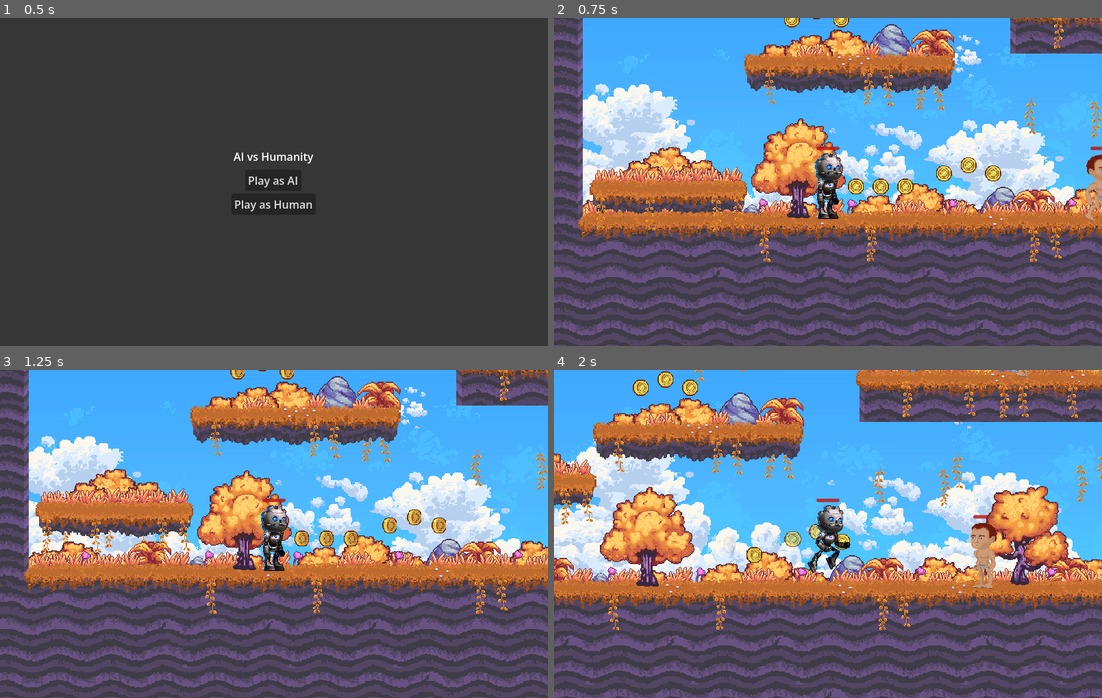
Above: before the commit, frames 1-4 (two rows, left to right).
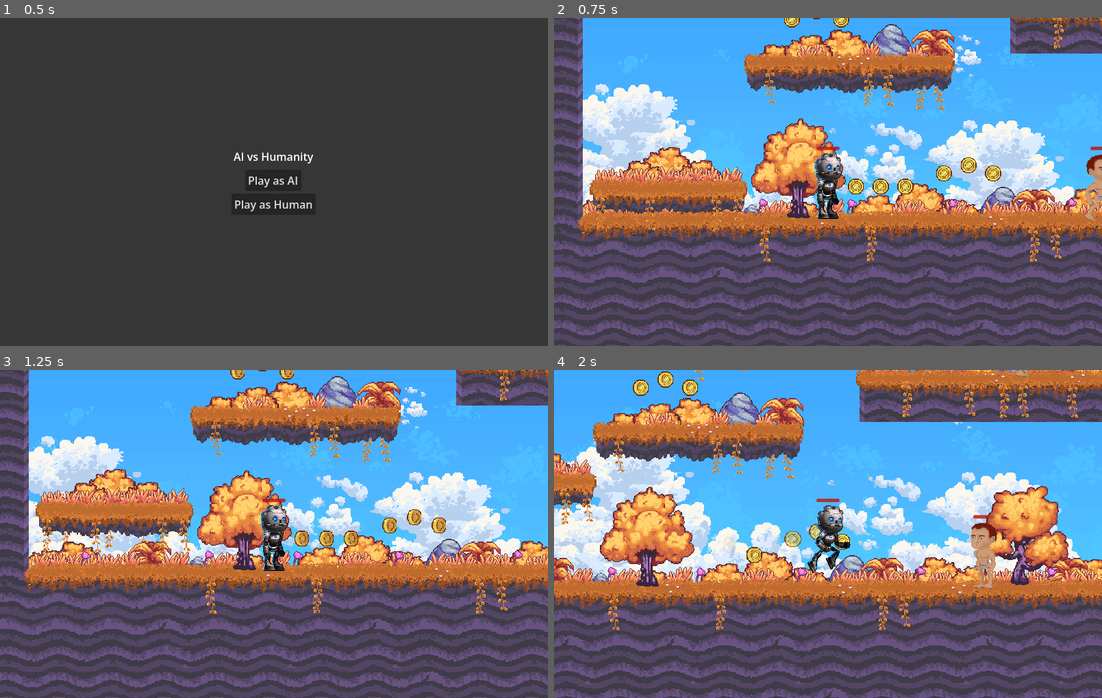
Above: after the commit, the same moments.

Repository: dowoxyw/ai_vs_humanity
Game: Godot game, scene res://gui/start_menu.tscn
Same seed, same stepped clock (60 frames per second), same inputs: the game is played once before the commit and once after it.
Inputs (mouse positions are in pixels of both pictures, inside the frame that each line leads up to):
- Up to frame 1 (0.5 s): no input
- Up to frame 2 (0.75 s): click "Play as AI" at 0.5 s
- Up to frame 3 (1.25 s): no input
- Up to frame 4 (2 s): move the mouse to (948, 517) at 1.27 s; hold Right (move_right) from 1.28 s (still down); tap Space (shoot) at 1.35 s; click (948, 517) at 1.42 s; tap Up (jump) at 1.52 s

Frame 1 is identical in both runs. In frame 2, 0.1% of the frame differs, in the area x 85-100%, y 24-37%; in frame 3, 0.1%; in frame 4, 0.3%, in the area x 58-100%, y 25-42%.

Commit message:
Added final area on level

Diff:
--- a/enemy/enemy.gd
+++ b/enemy/enemy.gd
@@ -130,6 +130,8 @@
 	_player_ref = null
 	velocity    = Vector2.ZERO
 
+	remove_from_group("enemies")
+
 	set_collision_layer_value(2, false)
 
 func _on_hunting_area_body_entered(body: Node2D) -> void:
--- a/enemy/enemy.tscn
+++ b/enemy/enemy.tscn
@@ -11,7 +11,7 @@
 [sub_resource type="RectangleShape2D" id="RectangleShape2D_h8qry"]
 size = Vector2(280, 81)
 
-[node name="Enemy" type="CharacterBody2D" unique_id=596459649]
+[node name="Enemy" type="CharacterBody2D" unique_id=596459649 groups=["enemies"]]
 collision_layer = 2
 collision_mask = 24
 script = ExtResource("1_kwlxx")
--- /dev/null
+++ b/final_person/final_person.gd
@@ -0,0 +1,31 @@
+class_name FinalPerson
+
+extends CharacterBody2D
+
+signal game_over
+
+@onready var speech_timer := $SpeechAnimation as Timer
+
+func hide_speeches() -> void:
+	$ContinueText.visible = false
+	$FinalText   .visible = false
+
+func _ready() -> void:
+	hide_speeches()
+
+func check_enemies_alive() -> bool:
+	var enemies = get_tree().get_nodes_in_group("enemies")
+	return enemies.size() > 0
+
+func _on_interact_area_body_entered(body: Node2D) -> void:
+	if body.is_in_group("Player"):
+		if check_enemies_alive():
+			$ContinueText.visible = true
+		else:
+			game_over.emit()
+			$FinalText.visible = true
+
+		speech_timer.start()
+
+func _on_speech_animation_timeout() -> void:
+	hide_speeches()
--- /dev/null
+++ b/final_person/final_person.tscn
@@ -0,0 +1,54 @@
+[gd_scene format=3 uid="uid://c5igyr1ohjiua"]
+
+[ext_resource type="Script" uid="uid://bw8l0ayxhwnm7" path="res://final_person/final_person.gd" id="1_b8l8h"]
+[ext_resource type="PackedScene" uid="uid://c5vee07nnx5yy" path="res://player/player_animation.tscn" id="2_o3ypd"]
+
+[sub_resource type="RectangleShape2D" id="RectangleShape2D_hwtgr"]
+size = Vector2(102, 81)
+
+[sub_resource type="RectangleShape2D" id="RectangleShape2D_b8l8h"]
+size = Vector2(21.22379, 73)
+
+[node name="FinalPerson" type="CharacterBody2D" unique_id=556136065 groups=["Player"]]
+collision_layer = 0
+collision_mask = 24
+floor_constant_speed = true
+platform_on_leave = 2
+script = ExtResource("1_b8l8h")
+
+[node name="Animation" parent="." unique_id=242122462 instance=ExtResource("2_o3ypd")]
+
+[node name="SpeechAnimation" type="Timer" parent="." unique_id=322517605]
+wait_time = 3.0
+one_shot = true
+
+[node name="InteractArea" type="Area2D" parent="." unique_id=1400700585]
+
+[node name="CollisionShape2D" type="CollisionShape2D" parent="InteractArea" unique_id=595284520]
+position = Vector2(0, -26.5)
+shape = SubResource("RectangleShape2D_hwtgr")
+
+[node name="ContinueText" type="Label" parent="." unique_id=2077190675]
+z_index = 4
+offset_left = -152.0
+offset_top = -100.0
+offset_right = 152.0
+offset_bottom = -77.0
+text = "We need to defuse all enemies before..."
+horizontal_alignment = 1
+
+[node name="FinalText" type="Label" parent="." unique_id=255010546]
+z_index = 4
+offset_left = -152.0
+offset_top = -100.0
+offset_right = 152.0
+offset_bottom = -77.0
+text = "Finally the game is over now..."
+horizontal_alignment = 1
+
+[node name="CollisionShape2D" type="CollisionShape2D" parent="." unique_id=306275041]
+position = Vector2(0, -23)
+shape = SubResource("RectangleShape2D_b8l8h")
+
+[connection signal="timeout" from="SpeechAnimation" to="." method="_on_speech_animation_timeout"]
+[connection signal="body_entered" from="InteractArea" to="." method="_on_interact_area_body_entered"]
--- a/game/game.gd
+++ b/game/game.gd
@@ -10,6 +10,11 @@
 	var player_node = get_node("Level/SkeletalPlayer")
 	if player_node is Player:
 		var animation = player_node.get_node(^"Animation")
+		animation.set_skin(player_skin)
+
+	var final_node = get_node("Level/FinalPerson")
+	if final_node is FinalPerson:
+		var animation = final_node.get_node(^"Animation")
 		animation.set_skin(player_skin)
 
 	var enemies_node = get_node("Level/Enemies")
--- a/game/game_ai.tscn
+++ b/game/game_ai.tscn
@@ -6,6 +6,7 @@
 [ext_resource type="Texture2D" uid="uid://b2q7tp5byyfb2" path="res://assets/gHuman.png" id="3_7ocom"]
 [ext_resource type="PackedScene" uid="uid://cmgvxyhs6y1mj" path="res://player/player.tscn" id="4_2olji"]
 [ext_resource type="PackedScene" uid="uid://mqs27wy1rtxk" path="res://gui/pause_menu.tscn" id="6_sjmbr"]
+[ext_resource type="PackedScene" uid="uid://c5igyr1ohjiua" path="res://final_person/final_person.tscn" id="6_t45d3"]
 
 [node name="Game" type="Node" unique_id=924924404]
 process_mode = 3
@@ -19,6 +20,9 @@
 z_index = 3
 position = Vector2(166, 636)
 
+[node name="FinalPerson" parent="Level" unique_id=46267080 instance=ExtResource("6_t45d3")]
+position = Vector2(-568, -3)
+
 [node name="InterfaceLayer" type="CanvasLayer" parent="." unique_id=837823649]
 layer = 100
 
@@ -26,3 +30,4 @@
 
 [connection signal="coin_collected" from="Level/SkeletalPlayer" to="InterfaceLayer/PauseMenu" method="_on_coin_collected"]
 [connection signal="player_died" from="Level/SkeletalPlayer" to="InterfaceLayer/PauseMenu" method="_on_player_died"]
+[connection signal="game_over" from="Level/FinalPerson" to="InterfaceLayer/PauseMenu" method="_on_player_died"]
--- a/game/game_human.tscn
+++ b/game/game_human.tscn
@@ -5,6 +5,7 @@
 [ext_resource type="Texture2D" uid="uid://b2q7tp5byyfb2" path="res://assets/gHuman.png" id="3_gftou"]
 [ext_resource type="PackedScene" uid="uid://cygtqanamu68e" path="res://level/level.tscn" id="4_740bt"]
 [ext_resource type="PackedScene" uid="uid://cmgvxyhs6y1mj" path="res://player/player.tscn" id="5_082ov"]
+[ext_resource type="PackedScene" uid="uid://c5igyr1ohjiua" path="res://final_person/final_person.tscn" id="6_0h4ti"]
 [ext_resource type="PackedScene" uid="uid://mqs27wy1rtxk" path="res://gui/pause_menu.tscn" id="6_71o52"]
 
 [node name="Game" type="Node" unique_id=924924404]
@@ -20,6 +21,9 @@
 position = Vector2(166, 636)
 health_capacity = 30
 
+[node name="FinalPerson" parent="Level" unique_id=218448217 instance=ExtResource("6_0h4ti")]
+position = Vector2(1076, -4)
+
 [node name="InterfaceLayer" type="CanvasLayer" parent="." unique_id=837823649]
 layer = 100
 
@@ -27,3 +31,4 @@
 
 [connection signal="coin_collected" from="Level/SkeletalPlayer" to="InterfaceLayer/PauseMenu" method="_on_coin_collected"]
 [connection signal="player_died" from="Level/SkeletalPlayer" to="InterfaceLayer/PauseMenu" method="_on_player_died"]
+[connection signal="game_over" from="Level/FinalPerson" to="InterfaceLayer/PauseMenu" method="_on_player_died"]
--- a/gui/pause_menu.gd
+++ b/gui/pause_menu.gd
@@ -2,7 +2,7 @@
 
 extends Control
 
-@export var fade_in_duration := 0.3
+@export var fade_in_duration  := 0.3
 @export var fade_out_duration := 0.2
 
 @onready var center_cont   := $ColorRect/CenterContainer as CenterContainer
@@ -66,4 +66,7 @@
 		get_tree().quit()
 
 func _on_player_died() -> void:
+	$ShowTimer.start()
+
+func _on_show_timer_timeout() -> void:
 	show()
--- a/gui/pause_menu.tscn
+++ b/gui/pause_menu.tscn
@@ -66,6 +66,10 @@
 offset_right = 105.0
 offset_bottom = 50.0
 
+[node name="ShowTimer" type="Timer" parent="." unique_id=1120542131]
+wait_time = 2.0
+
 [connection signal="pressed" from="ColorRect/CenterContainer/VBoxContainer/ResumeButton" to="." method="_on_resume_button_pressed"]
 [connection signal="pressed" from="ColorRect/CenterContainer/VBoxContainer/RestartButton" to="." method="_on_restart_button_pressed"]
 [connection signal="pressed" from="ColorRect/CenterContainer/VBoxContainer/QuitButton" to="." method="_on_quit_button_pressed"]
+[connection signal="timeout" from="ShowTimer" to="." method="_on_show_timer_timeout"]
--- a/level/level.tscn
+++ b/level/level.tscn
@@ -928,41 +928,6 @@
 scale = Vector2(1, -1)
 texture = ExtResource("22")
 
-[node name="v19" type="Sprite2D" parent="Grass" unique_id=2115968951]
-z_index = -1
-material = ExtResource("18")
-position = Vector2(509, 517)
-scale = Vector2(1, -1)
-texture = ExtResource("21")
-
-[node name="v20" type="Sprite2D" parent="Grass" unique_id=818663296]
-z_index = -1
-material = ExtResource("18")
-position = Vector2(414, 534)
-scale = Vector2(1, -1)
-texture = ExtResource("21")
-
-[node name="v40" type="Sprite2D" parent="Grass" unique_id=475522913]
-z_index = -1
-material = ExtResource("18")
-position = Vector2(656, 532)
-scale = Vector2(1, -1)
-texture = ExtResource("22")
-
-[node name="v41" type="Sprite2D" parent="Grass" unique_id=1681628816]
-z_index = -1
-material = ExtResource("18")
-position = Vector2(686, 515)
-scale = Vector2(1, -1)
-texture = ExtResource("21")
-
-[node name="v42" type="Sprite2D" parent="Grass" unique_id=1793611615]
-z_index = -1
-material = ExtResource("18")
-position = Vector2(489, 537)
-scale = Vector2(1, -1)
-texture = ExtResource("22")
-
 [node name="v3" type="Sprite2D" parent="Grass" unique_id=91238120]
 z_index = -1
 material = ExtResource("18")
Not shown, added: final_person/final_person.gd.uid
